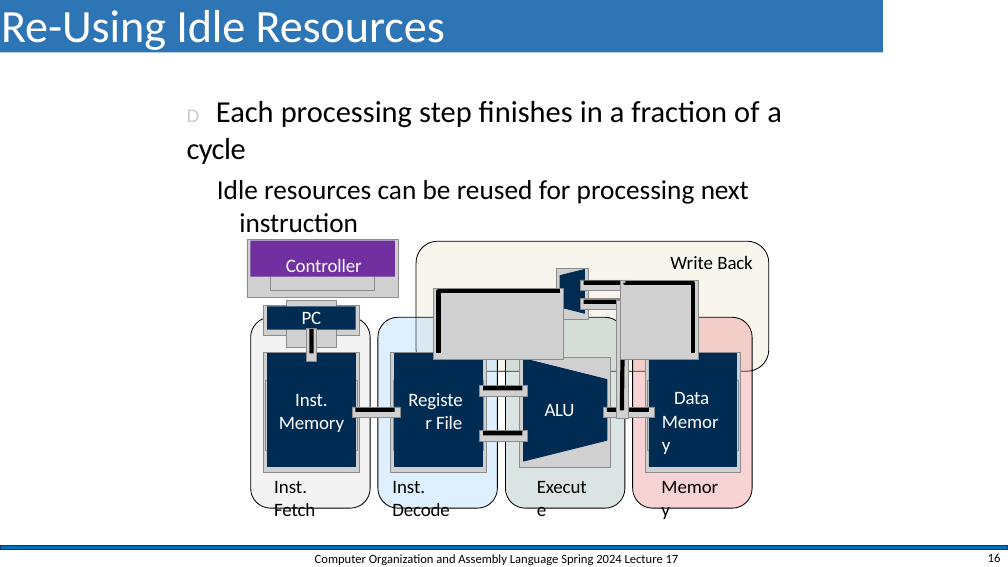
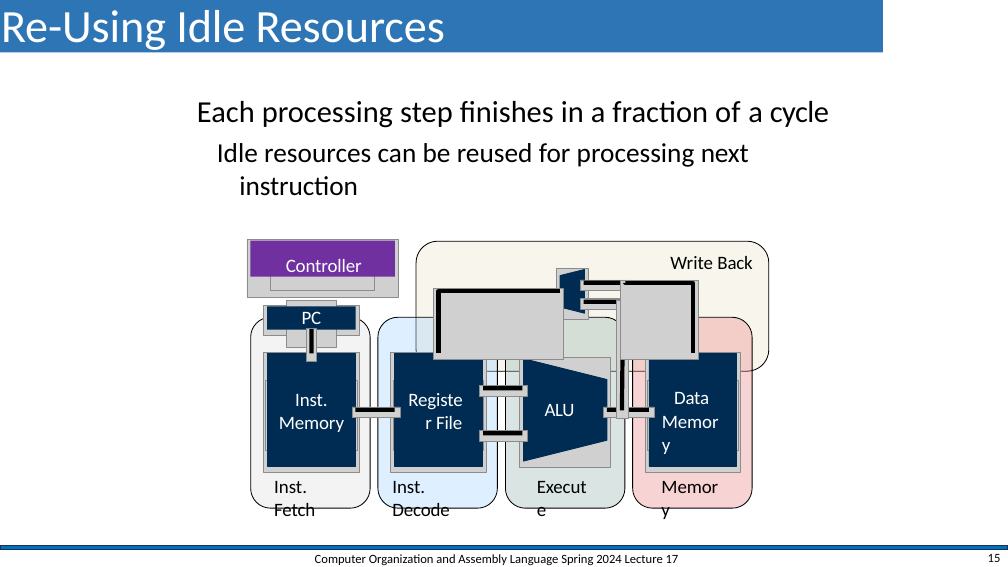
Before and after one commit to shahidmasud/shahidmasud.github.io, a slide deck: slide 15 of CompOrg_Lec17_Spr2024.pptx (slide 16 before the commit). Drawn at 1008x567 pixels with LibreOffice and Linux fonts; fonts in the diff are those of the drawing; grey boxes stand for pictures; background and template pictures are left out. Boxes give left, top, right and bottom in pixels: in the first picture for what was removed or moved away, otherwise in the second. Text is boxed around its words. In the diff, an @@ line names an element or a change of style, - is before the commit and + after.

```diff
--- a/CompOrg_Lec17_Spr2024.pptx
+++ b/CompOrg_Lec17_Spr2024.pptx
@@ text at (x1=197, y1=101, x2=829, y2=128): text changed @@
-D Each processing step finishes in a fraction of a cycle
+Each processing step finishes in a fraction of a cycle
@@ page number at (x1=988, y1=554, x2=1001, y2=562): text changed @@
-16
+15
```
Also in this commit, not shown: 16 other slides changed, 2 slides removed, 1 other file.
